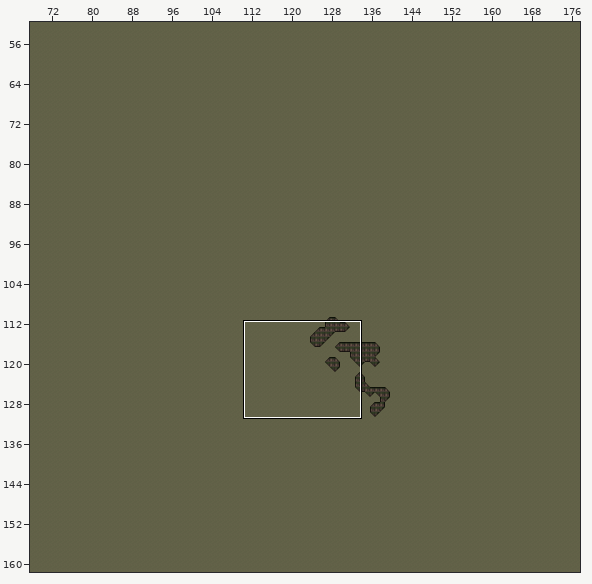
Two versions of a level (Tiled map, Assets/Data/Tiled/worldmap.tmx). Above, an overview of the earlier version with the close-up marked.
Close-up. As it was:
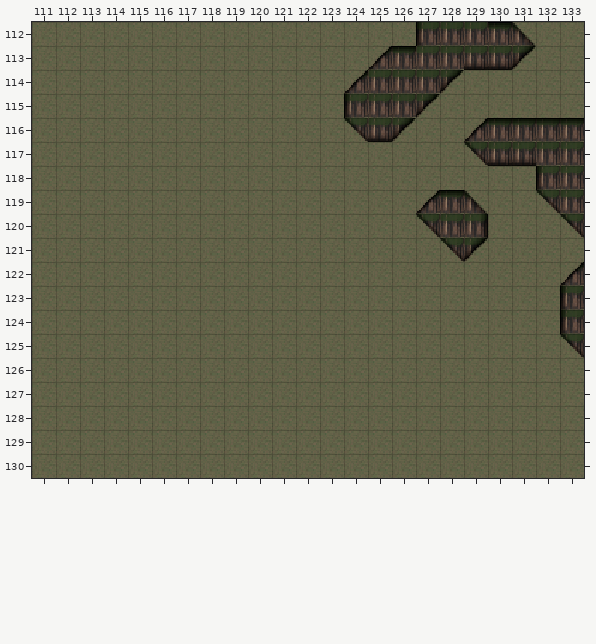
Cells are 16x16 px. Shown: x 111..133, y 112..130.
Once edited:
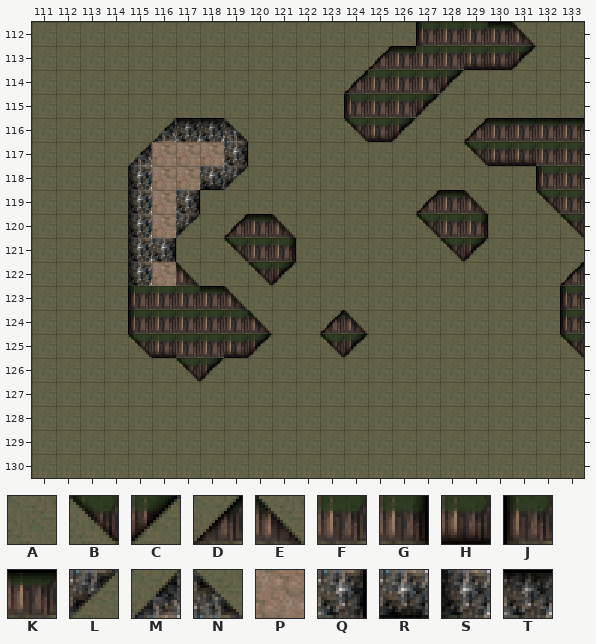
Key: from "tileset": A 0, B 1, C 2, D 3, E 4, F 5, G 6, H 7, J 8, K 9, L 11, M 12, N 13, P 14, Q 15, R 16, S 17, T 18.
_ is an empty cell, . an unchanged one.
Edits made:
--- layer "Tile Layer 1"
@@ x 115..124 @@
-116 .AAAA.....
-117 AAAAA.....
-118 AAAAA.....
-119 AAA.......
-120 AAA.AAA...
-121 AA..AAA...
-122 AAA..AA...
-123 AAAAA.....
-124 AAAAAA..AA
-125 AAAAAA..AA
-126 ..AA......
+116 .MTTN.....
+117 MPPPQ.....
+118 SPPRL.....
+119 SPQ.......
+120 SPL.DKE...
+121 SQ..BFG...
+122 SPE..BC...
+123 JFFKE.....
+124 JFFFFE..DE
+125 BHFFHC..BC
+126 ..BC......
Changed places in both close-ups, as pixel boxes (x1, y1, x2, y2):
changed: (128, 118, 296, 382)
changed: (320, 310, 368, 358)
